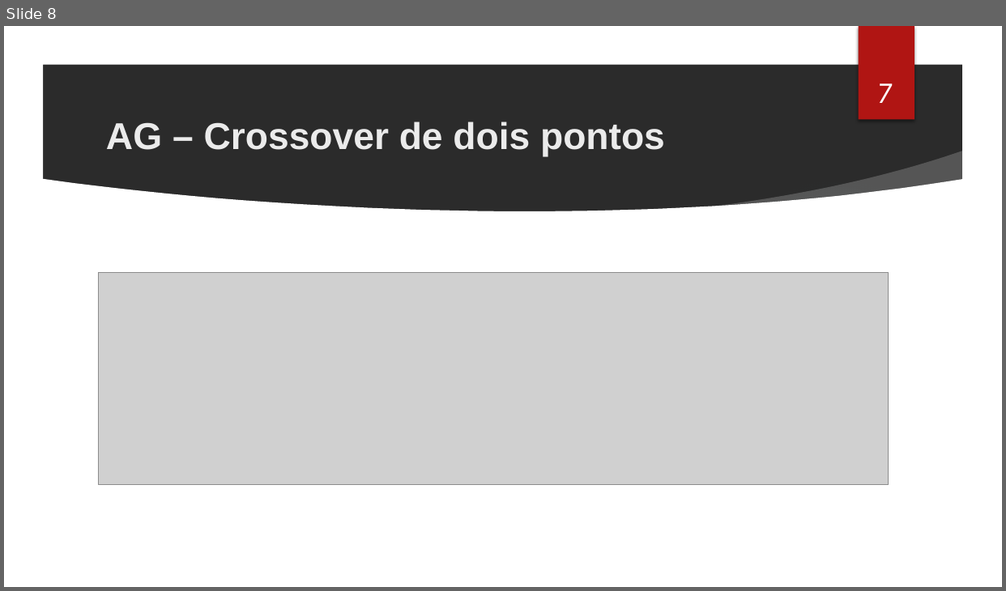
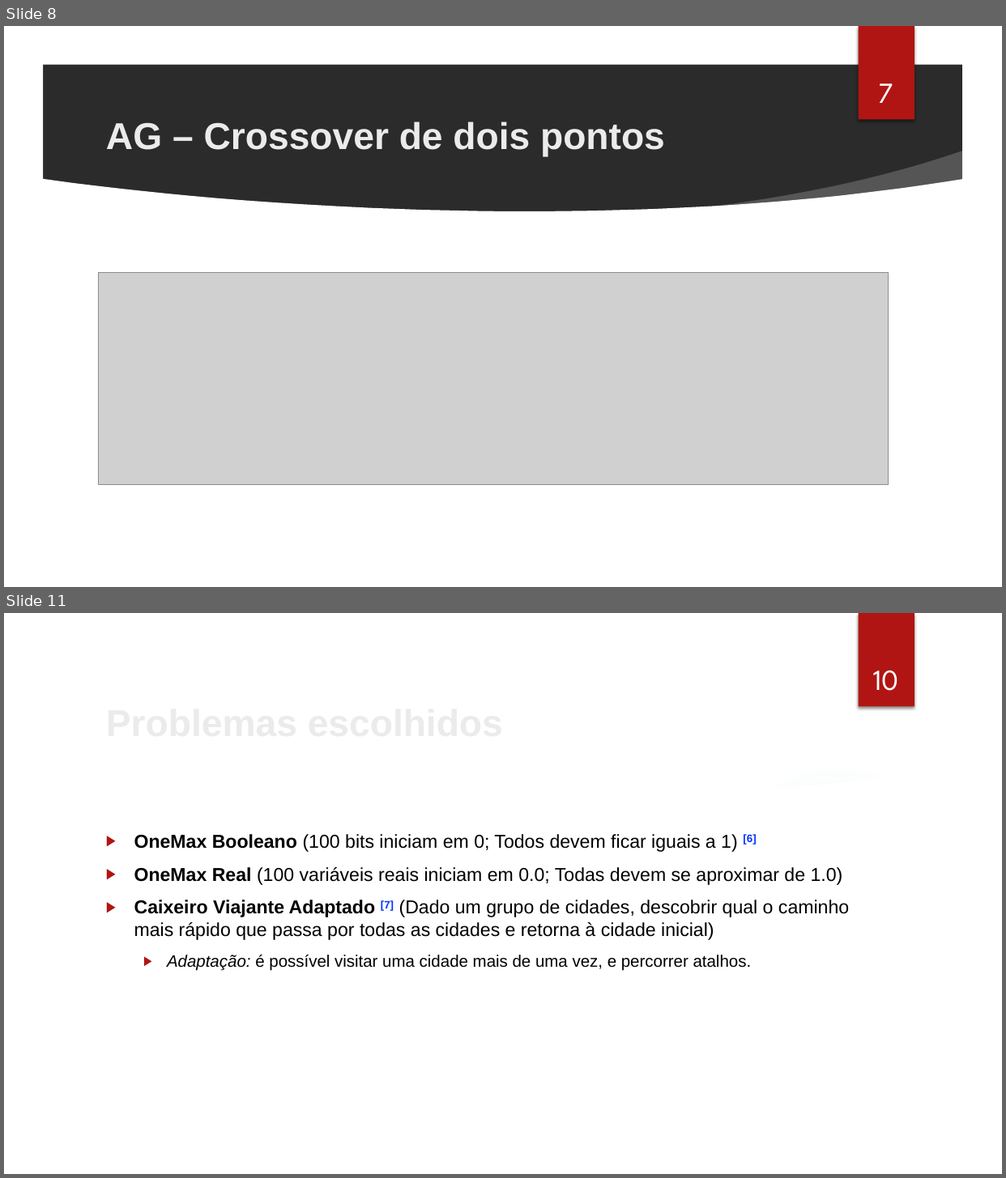
Before and after one commit to cassioss/genetics, a slide deck: presentations/TG2_Apresentacao_Cassio.pptx. Shown one above the other, each under a label of ours: slide 8 before the commit, slides 8 and 11 after it; the slides between them are not shown. The pictures are 1006x591 and 1006x1178 pixels, drawn with LibreOffice and Linux fonts; fonts in the diff are those of the drawing; grey boxes stand for pictures; background and template pictures are left out; a plain dark background stands for a picture behind light text. Boxes give left, top, right and bottom in pixels: in the first picture for what was removed or moved away, otherwise in the second. Text is boxed around its words. In the diff, an @@ line names an element or a change of style, - is before the commit and + after.

```diff
--- a/presentations/TG2_Apresentacao_Cassio.pptx
+++ b/presentations/TG2_Apresentacao_Cassio.pptx
@@ slide 11 added at (x1=4, y1=613, x2=1002, y2=1174), background picture (left out); not listed: 7 template elements that a slide beside it also shows @@
@@ page number added at (x1=873, y1=671, x2=899, y2=691), 28 pt, text #FFFFFF @@
+10
@@ title added at (x1=98, y1=692, x2=820, y2=750), 36 pt, text #EBEBEB, bold @@
+Problemas escolhidos
@@ text added at (x1=134, y1=834, x2=849, y2=971), 18 pt, text #000000 @@
+▶ OneMax Booleano (100 bits iniciam em 0; Todos devem ficar iguais a 1) [6]
+▶ OneMax Real (100 variáveis reais iniciam em 0.0; Todas devem se aproximar de 1.0)
+▶ Caixeiro Viajante Adaptado [7] (Dado um grupo de cidades, descobrir qual o caminho mais rápido que passa por todas as cidades e retorna à cidade inicial)
+  ▶ Adaptação: é possível visitar uma cidade mais de uma vez, e percorrer atalhos.
```
Also in this commit, not shown: 3 slides changed, 3 other slides added, 11 slides removed, 6 other files.
